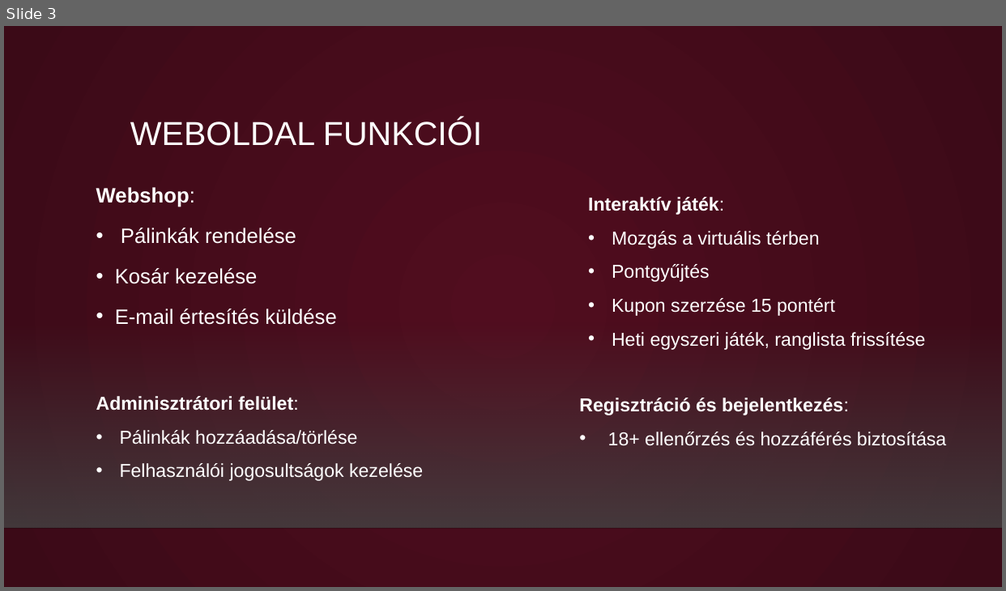
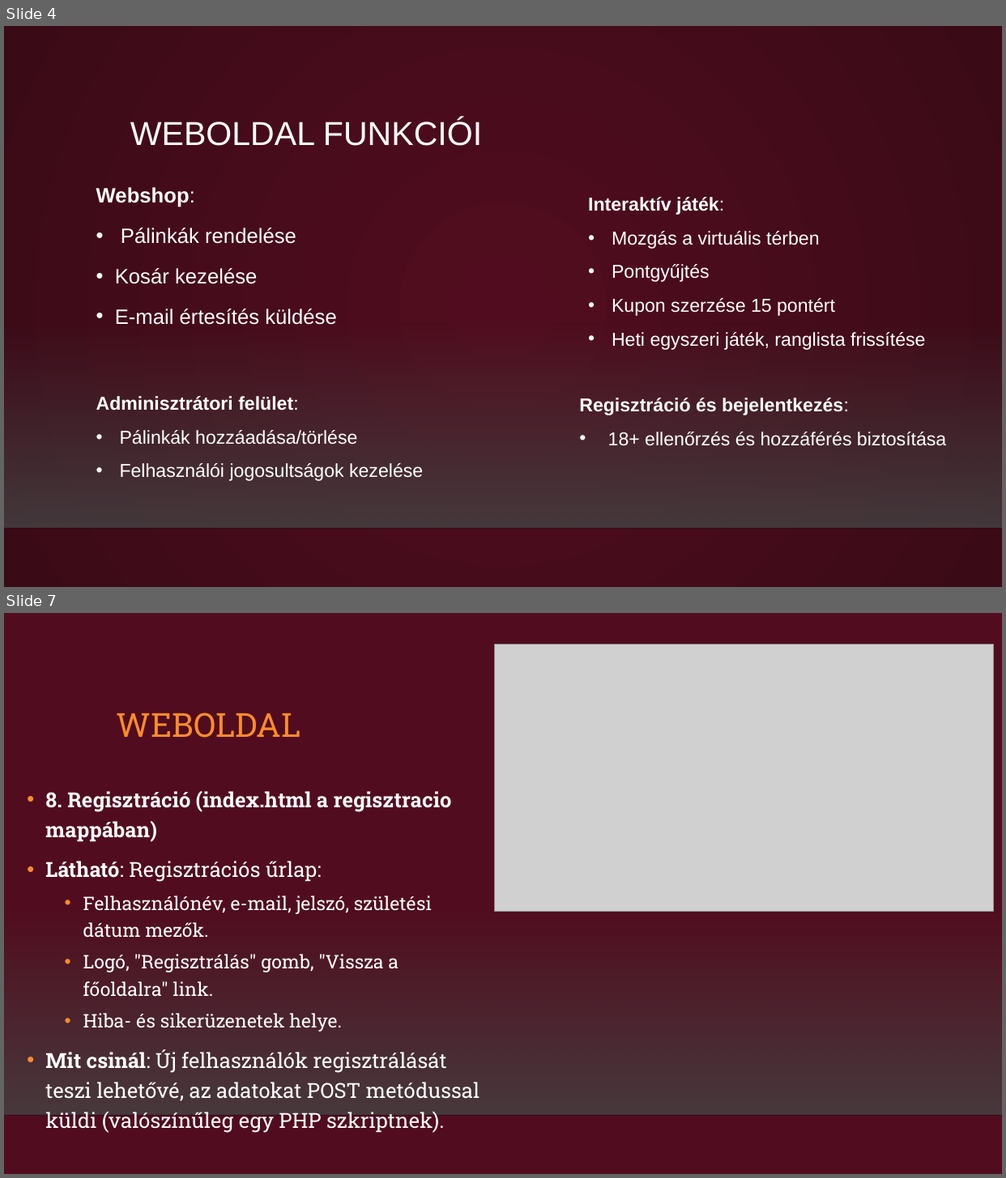
Before and after one commit to rozlev/Mestermunka, a slide deck: A pálinka mesterei/A pálinka mesterei.pptx. Shown one above the other, each under a label of ours: slide 3 before the commit, slides 4 and 7 after it; the slides between them are not shown. The pictures are 1006x591 and 1006x1178 pixels, drawn with LibreOffice and Linux fonts; fonts in the diff are those of the drawing; grey boxes stand for pictures; background and template pictures are left out. Boxes give left, top, right and bottom in pixels: in the first picture for what was removed or moved away, otherwise in the second. Text is boxed around its words. In the diff, an @@ line names an element or a change of style, - is before the commit and + after.

```diff
--- a/A pálinka mesterei/A pálinka mesterei.pptx
+++ b/A pálinka mesterei/A pálinka mesterei.pptx
@@ slide 7 added at [4, 613, 1002, 1174], background gradient #510D1F to #000000; not listed: 2 template elements that a slide beside it also shows @@
@@ picture added at [494, 645, 994, 913] @@
@@ title added at [117, 713, 301, 738], 32 pt, text #FB8C29 @@
+WEBOLDAL
@@ text added at [45, 791, 480, 1133], 20 pt, text #FFFFFF @@
+• 8. Regisztráció (index.html a regisztracio mappában)
+• Látható: Regisztrációs űrlap:
+  • Felhasználónév, e-mail, jelszó, születési dátum mezők.
+  • Logó, "Regisztrálás" gomb, "Vissza a főoldalra" link.
+  • Hiba- és sikerüzenetek helye.
+• Mit csinál: Új felhasználók regisztrálását teszi lehetővé, az adatokat POST metódussal küldi (valószínűleg egy PHP szkriptnek).
@@ what was slide 3 is now slide 4 @@
```
Also in this commit, not shown: 14 other slides added.
